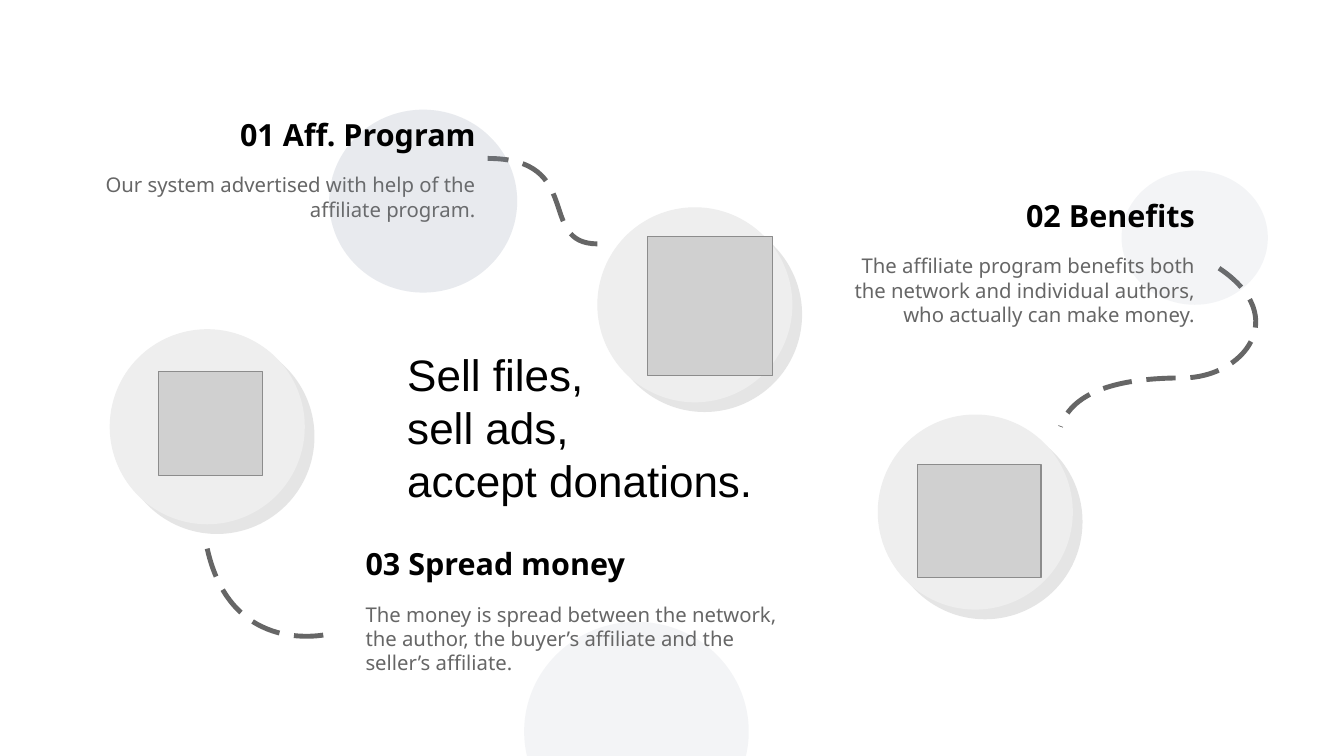
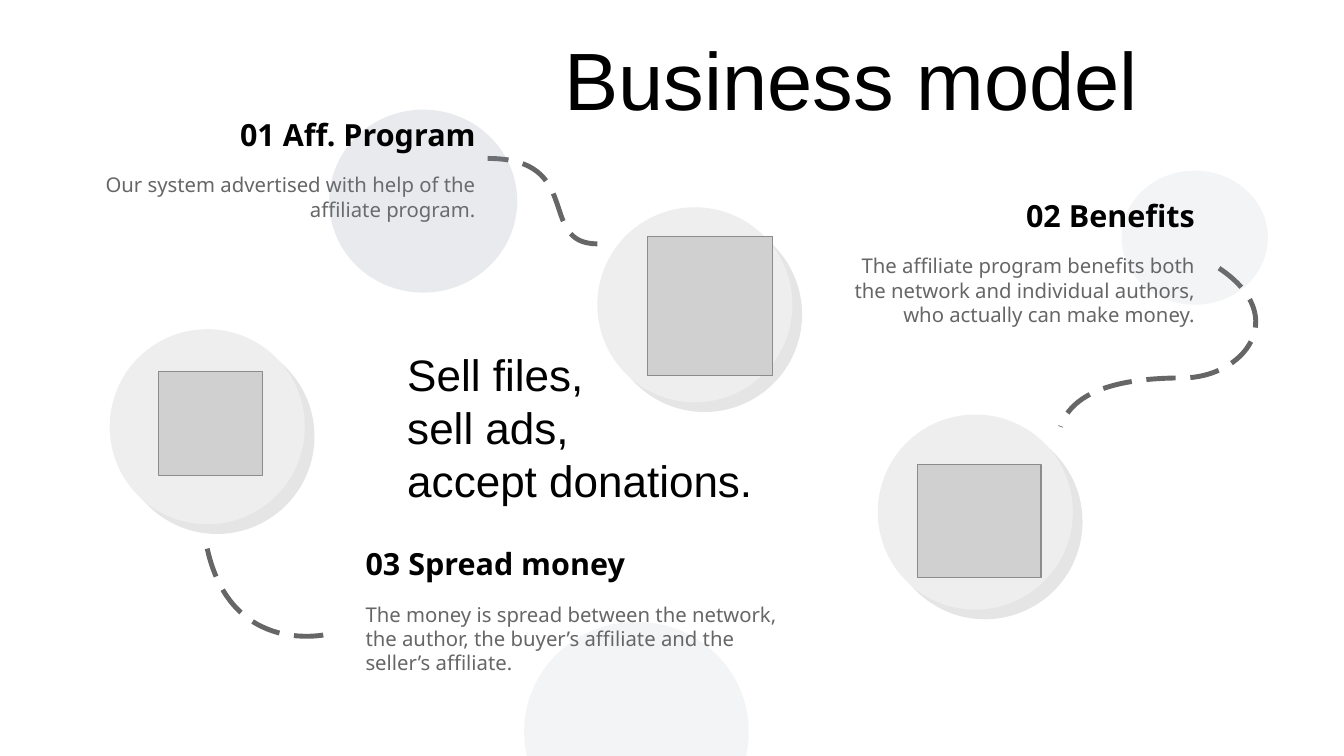
Before and after one commit to vporton/zondirectory2, a slide deck: slide 7 of docs/presentation.odp. Drawn at 1344x756 pixels with LibreOffice and Linux fonts; fonts in the diff are those of the drawing; grey boxes stand for pictures. Boxes give left, top, right and bottom in pixels: in the first picture for what was removed or moved away, otherwise in the second. Text is boxed around its words. In the diff, an @@ line names an element or a change of style, - is before the commit and + after.

```diff
--- a/docs/presentation.odp
+++ b/docs/presentation.odp
@@ text added at box(564, 51, 1137, 111), 48 pt, text #000000 @@
+Business model
```
Also in this commit, not shown: 3 other slides changed, 1 slide added, 5 other files.
